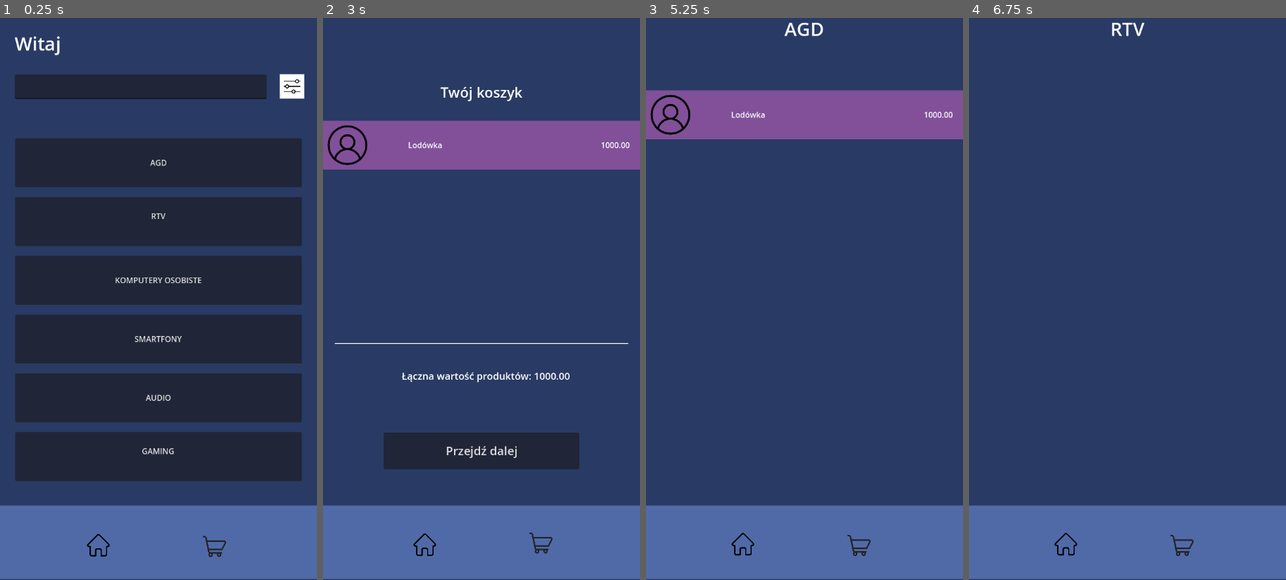
Above: before the commit, frames 1-4 (left to right).
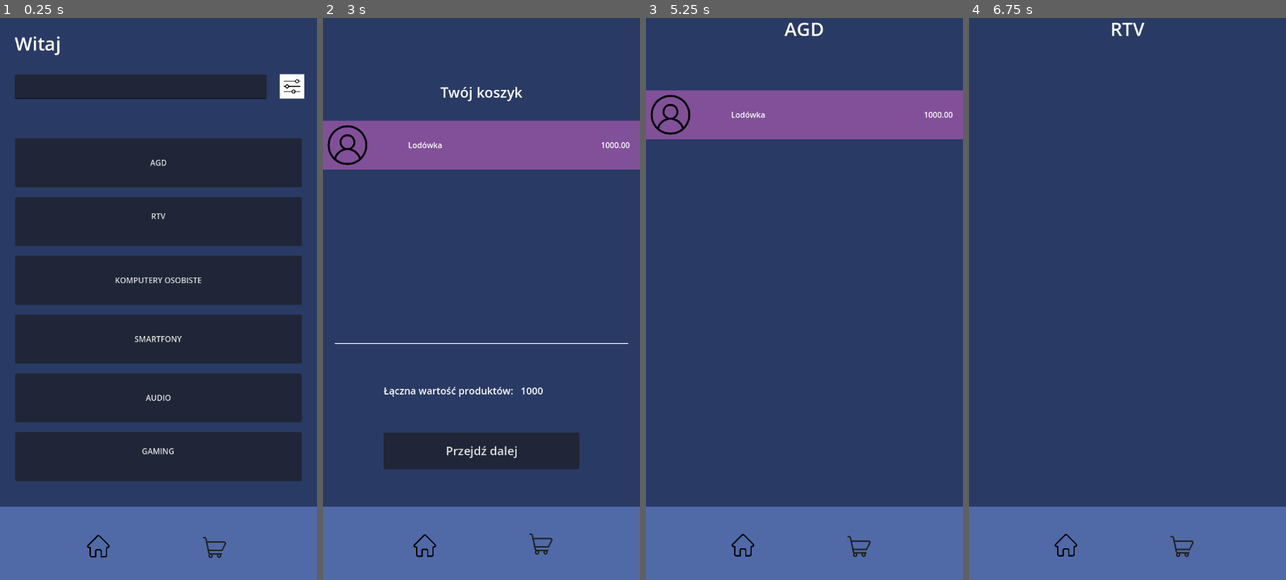
Above: after the commit, the same moments.

Repository: MateuszChoda/MediaLamus
Game: Godot game, scene res://Base/main_screen.tscn
Two runs of this game, one before a commit and one after it. Both use one fixed random seed, a clock stepped at 60 frames per second and the inputs below. This scene is started directly instead of the project's main scene.
Inputs (mouse positions are in pixels of both pictures, inside the frame that each line leads up to):
- Up to frame 1 (0.25 s): no input
- Up to frame 2 (3 s): click (462, 85) at 0.52 s; type "12" at 0.6 s; click (421, 546) at 1.25 s; click (462, 85) at 2.02 s; type "12" at 2.1 s; click (538, 546) at 2.75 s
- Up to frame 3 (5.25 s): click (747, 546) at 3.5 s; click (937, 85) at 4.25 s; click "AGD" at 5 s
- Up to frame 4 (6.75 s): click (1067, 546) at 5.75 s; click "RTV" at 6.5 s

The runs differ from the first frame. In frame 1, 0.5% of the frame differs, in the area x 0-100%, y 86-100%; in frame 2, 1.2%, in the area x 0-100%, y 62-100%; in frame 3, 0.5%; in frame 4, 0.5%.
Error after the commit: Invalid assignment of property or key 'text' with value of type 'String' on a base object of type 'null instance'. (res://Scripts/cart_screen.gd:21)

Commit message:
Fix 5 - The Errors Strike Back

Diff:
--- a/Base/cart_screen.tscn
+++ b/Base/cart_screen.tscn
@@ -16,18 +16,14 @@
 script = ExtResource("1_pmglc")
 
 [node name="ColorRect" type="ColorRect" parent="."]
-layout_mode = 1
-anchors_preset = 8
-anchor_left = 0.5
-anchor_top = 0.5
-anchor_right = 0.5
-anchor_bottom = 0.5
-offset_left = -324.0
-offset_top = 424.0
-offset_right = 324.0
-offset_bottom = 574.0
-grow_horizontal = 2
-grow_vertical = 2
+custom_minimum_size = Vector2(0, 150)
+layout_mode = 1
+anchors_preset = 12
+anchor_top = 1.0
+anchor_right = 1.0
+anchor_bottom = 1.0
+grow_horizontal = 2
+grow_vertical = 0
 color = Color(0.314033, 0.414383, 0.657094, 1)
 
 [node name="Home_btn" type="TextureButton" parent="ColorRect"]
@@ -105,6 +101,56 @@
 text = "Przejdź dalej
 "
 
+[node name="ColorRect3" type="ColorRect" parent="."]
+layout_mode = 1
+anchors_preset = 8
+anchor_left = 0.5
+anchor_top = 0.5
+anchor_right = 0.5
+anchor_bottom = 0.5
+offset_left = -300.0
+offset_top = 164.0
+offset_right = 300.0
+offset_bottom = 214.0
+grow_horizontal = 2
+grow_vertical = 2
+color = Color(0.160784, 0.227451, 0.392157, 1)
+
+[node name="Label2" type="Label" parent="ColorRect3"]
+layout_mode = 1
+anchors_preset = 8
+anchor_left = 0.5
+anchor_top = 0.5
+anchor_right = 0.5
+anchor_bottom = 0.5
+offset_left = -200.0
+offset_top = -14.0
+offset_right = 65.0
+offset_bottom = 14.0
+grow_horizontal = 2
+grow_vertical = 2
+theme_override_font_sizes/font_size = 20
+text = "Łączna wartość produktów:"
+horizontal_alignment = 1
+vertical_alignment = 1
+
+[node name="Label3" type="Label" parent="ColorRect3"]
+layout_mode = 1
+anchors_preset = 8
+anchor_left = 0.5
+anchor_top = 0.5
+anchor_right = 0.5
+anchor_bottom = 0.5
+offset_left = 80.0
+offset_top = -14.0
+offset_right = 280.0
+offset_bottom = 14.0
+grow_horizontal = 2
+grow_vertical = 2
+theme_override_font_sizes/font_size = 20
+text = "1000"
+vertical_alignment = 1
+
 [node name="ColorRect2" type="ColorRect" parent="."]
 layout_mode = 1
 anchors_preset = 8
@@ -118,34 +164,6 @@
 offset_bottom = 94.0
 grow_horizontal = 2
 grow_vertical = 2
-
-[node name="Label2" type="Label" parent="."]
-layout_mode = 1
-anchors_preset = 8
-anchor_left = 0.5
-anchor_top = 0.5
-anchor_right = 0.5
-anchor_bottom = 0.5
-offset_left = -163.425
-offset_top = 145.0
-offset_right = 101.575
-offset_bottom = 173.0
-grow_horizontal = 2
-grow_vertical = 2
-theme_override_font_sizes/font_size = 20
-text = "Łączna wartość produktów:"
-horizontal_alignment = 1
-vertical_alignment = 1
-
-[node name="Label3" type="Label" parent="."]
-layout_mode = 1
-offset_left = 431.0
-offset_top = 721.0
-offset_right = 631.0
-offset_bottom = 749.0
-theme_override_font_sizes/font_size = 20
-text = "1000"
-vertical_alignment = 1
 
 [node name="PaymentScreen" type="ColorRect" parent="."]
 visible = false
--- a/Base/category_screen.tscn
+++ b/Base/category_screen.tscn
@@ -51,18 +51,14 @@
 layout_mode = 2
 
 [node name="ColorRect" type="ColorRect" parent="ColorRect"]
+custom_minimum_size = Vector2(0, 150)
 layout_mode = 1
-anchors_preset = 8
-anchor_left = 0.5
-anchor_top = 0.5
-anchor_right = 0.5
-anchor_bottom = 0.5
-offset_left = -324.0
-offset_top = 424.0
-offset_right = 324.0
-offset_bottom = 574.0
+anchors_preset = 12
+anchor_top = 1.0
+anchor_right = 1.0
+anchor_bottom = 1.0
 grow_horizontal = 2
-grow_vertical = 2
+grow_vertical = 0
 color = Color(0.314033, 0.414383, 0.657094, 1)
 
 [node name="Home_btn" type="TextureButton" parent="ColorRect/ColorRect"]
--- a/Base/main_screen.tscn
+++ b/Base/main_screen.tscn
@@ -154,18 +154,14 @@
 "
 
 [node name="ColorRect" type="ColorRect" parent="ColorRect"]
-layout_mode = 1
-anchors_preset = 8
-anchor_left = 0.5
-anchor_top = 0.5
-anchor_right = 0.5
-anchor_bottom = 0.5
-offset_left = -324.0
-offset_top = 424.0
-offset_right = 324.0
-offset_bottom = 574.0
-grow_horizontal = 2
-grow_vertical = 2
+custom_minimum_size = Vector2(0, 150)
+layout_mode = 1
+anchors_preset = 12
+anchor_top = 1.0
+anchor_right = 1.0
+anchor_bottom = 1.0
+grow_horizontal = 2
+grow_vertical = 0
 color = Color(0.314033, 0.414383, 0.657094, 1)
 
 [node name="Home_btn" type="TextureButton" parent="ColorRect/ColorRect"]
Not shown, changed: MediaLamus.apk
Not shown, changed: MediaLamus.apk.idsig
